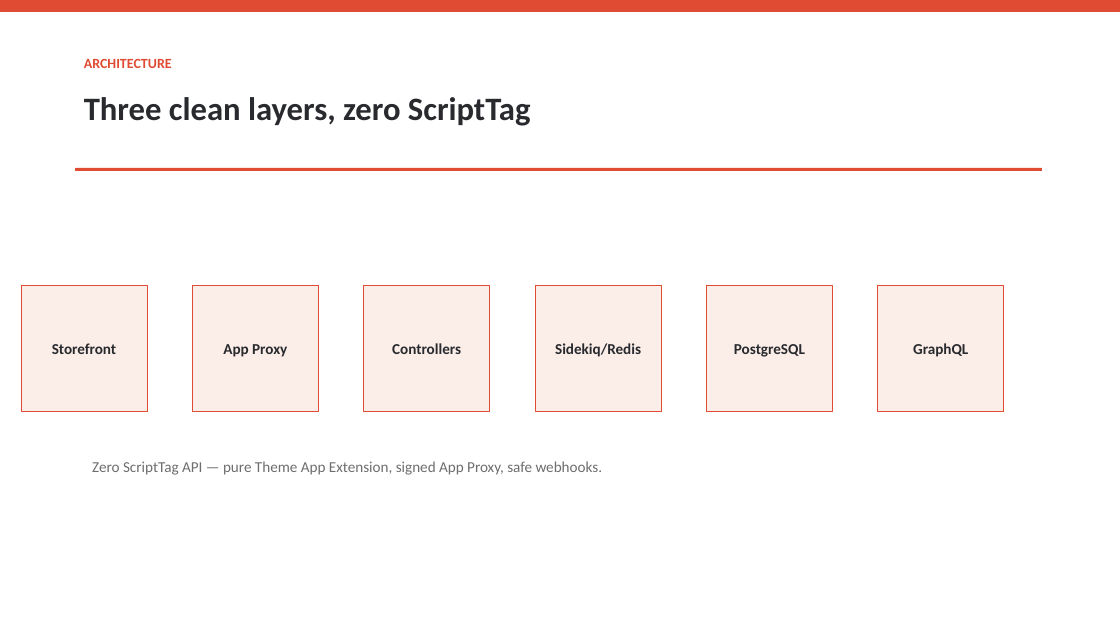
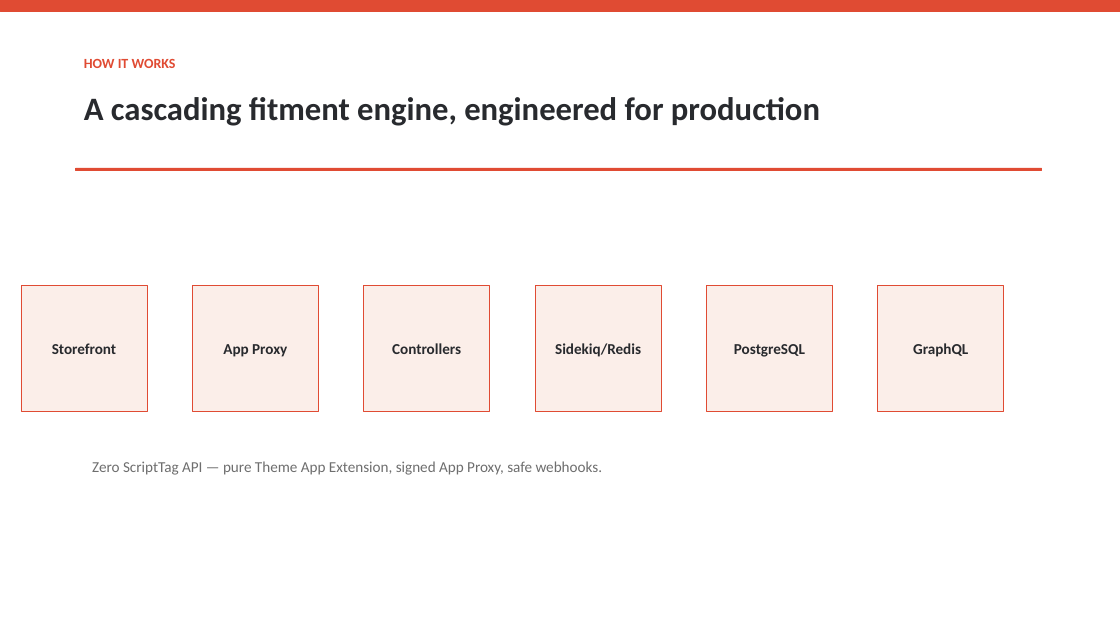
Before and after one commit to ai-dev-2024/vehicle-selector-pro, a slide deck: slide 4 of report/Vehicle_Selector_Pro_Pitch_Deck.pptx (slide 7 before the commit). Drawn at 1120x630 pixels with LibreOffice and Linux fonts; fonts in the diff are those of the drawing. Boxes give left, top, right and bottom in pixels: in the first picture for what was removed or moved away, otherwise in the second. Text is boxed around its words. In the diff, an @@ line names an element or a change of style, - is before the commit and + after.

```diff
--- a/report/Vehicle_Selector_Pro_Pitch_Deck.pptx
+++ b/report/Vehicle_Selector_Pro_Pitch_Deck.pptx
@@ text at (x1=84, y1=59, x2=176, y2=68): text changed @@
-ARCHITECTURE
+HOW IT WORKS
@@ text at (x1=84, y1=97, x2=820, y2=126): text changed @@
-Three clean layers, zero ScriptTag
+A cascading fitment engine, engineered for production
```
Also in this commit, not shown: 3 other slides changed, 12 slides removed, 5 other files.
